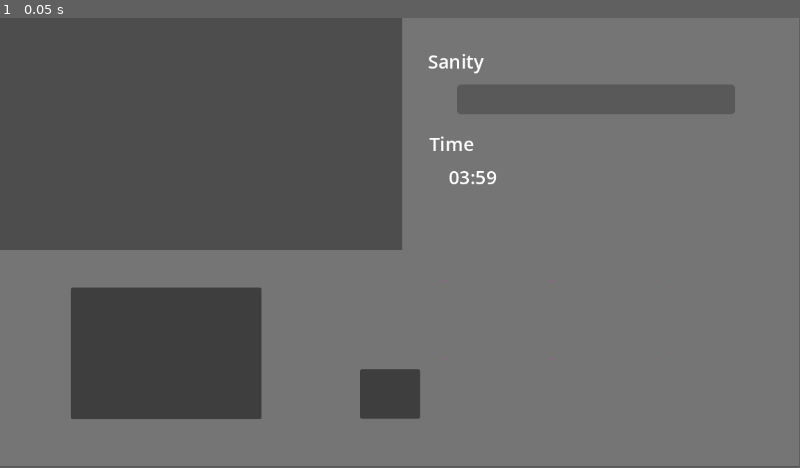
Above: before the commit, frame 1.
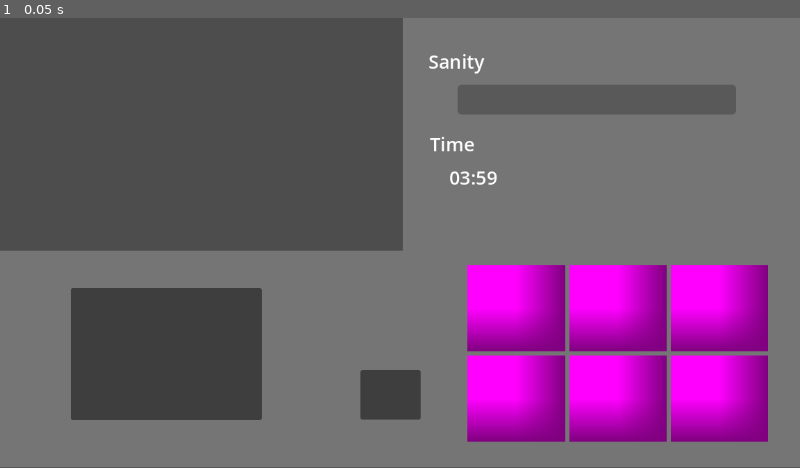
Above: after the commit, the same moment.

Repository: D4NIFAKTOR1ELLE/IceScreemMan
Game: Godot game, scene res://Game.tscn
The game is run twice, just before and just after one commit, with the same random seed, the same clock (stepped at 60 frames per second) and the same inputs.
Inputs:
- Up to frame 1 (0.05 s): no input
In our replay, the window is 799x449 before the commit and 800x450 after it. These sizes can differ from the game's own. Grey fills any space a smaller window leaves; there, only what the larger window draws over its background counts as a difference.

The runs differ from the first frame. In frame 1, 15% of the frame differs, in the area x 0-100%, y 0-100%.

Commit message:
Changed the placeholder texture and some other shit

Diff:
--- a/Game.tscn
+++ b/Game.tscn
@@ -2,11 +2,14 @@
 
 [ext_resource type="PackedScene" uid="uid://c15mnuq4y1lrw" path="res://ui/TruckInside.tscn" id="1_wbfu4"]
 [ext_resource type="Script" uid="uid://cjxcpil7s48nq" path="res://game/game.gd" id="1_xkndl"]
+[ext_resource type="PackedScene" uid="uid://defvlperpo7m4" path="res://ui/Puzzles.tscn" id="3_u44n3"]
 
 [node name="Game" type="Node" unique_id=1292676489]
 script = ExtResource("1_xkndl")
 
 [node name="TruckInside" parent="." unique_id=360068417 instance=ExtResource("1_wbfu4")]
+
+[node name="Puzzles" parent="." unique_id=2122768542 instance=ExtResource("3_u44n3")]
 
 [node name="GameTimer" type="Timer" parent="." unique_id=1234729530]
 wait_time = 240.0
--- a/game/constants.gd
+++ b/game/constants.gd
@@ -3,6 +3,9 @@
 const easy_range: Vector2i = Vector2i(1, 2)
 const mid_range: Vector2i = Vector2i(2, 4)
 const hard_range: Vector2i = Vector2i(3, 6)
+
+var game_instance
+var puzzles_until_win: int = 3
 
 var flavours: Dictionary = {
 	"Pickles": Color.LIGHT_GREEN,
--- a/game/game.gd
+++ b/game/game.gd
@@ -8,9 +8,10 @@
 
 func _ready() -> void:
 	print("Game launched!")
+	Constants.game_instance = self
 	current_flavour_roster.clear()
 
-	pick_flavours()
+	await pick_flavours()
 
 	gametimer.start()
 
@@ -21,13 +22,12 @@
 	for i in range(6):
 		current_flavour_roster.append(flavours.pop_back())
 
-	print(current_flavour_roster)
+func win():
+	gametimer.stop()
+	print("You won!")
 
 func lose():
-	pass
-
-func win():
-	pass
+	print("🤣🤣🤣🫵🫵🫵🫵")
 
 func _on_game_timer_timeout() -> void:
 	lose()
--- a/project.godot
+++ b/project.godot
@@ -19,6 +19,11 @@
 
 Constants="*uid://c1jsla0i162ur"
 
+[display]
+
+window/stretch/mode="viewport"
+window/stretch/aspect="expand"
+
 [physics]
 
 3d/physics_engine="Jolt Physics"
--- /dev/null
+++ b/ui/Puzzles.tscn
@@ -0,0 +1,6 @@
+[gd_scene format=3 uid="uid://defvlperpo7m4"]
+
+[ext_resource type="Script" uid="uid://iqbm7f8r7wsx" path="res://ui/puzzles.gd" id="1_24mw7"]
+
+[node name="Puzzles" type="CanvasLayer" unique_id=2122768542]
+script = ExtResource("1_24mw7")
--- a/ui/TruckInside.tscn
+++ b/ui/TruckInside.tscn
@@ -2,7 +2,6 @@
 
 [ext_resource type="Theme" uid="uid://on8hmefb85mk" path="res://ui/TruckTheme.tres" id="1_2orec"]
 [ext_resource type="Script" uid="uid://u656pi8oxcjm" path="res://ui/truck_inside.gd" id="1_kba1j"]
-[ext_resource type="PackedScene" uid="uid://k1epd3r2uous" path="res://game/SlidingPuzzle.tscn" id="3_mb3o5"]
 
 [sub_resource type="Theme" id="Theme_kba1j"]
 
@@ -94,51 +93,57 @@
 [node name="GridContainer" type="GridContainer" parent="Control" unique_id=1129066676]
 layout_mode = 1
 anchors_preset = -1
-anchor_left = 0.14324982
-anchor_top = 0.5873041
-anchor_right = 0.14324982
-anchor_bottom = 0.5873041
-offset_left = 476.9762
-offset_top = -17.842987
-offset_right = 934.9762
-offset_bottom = 205.15701
+anchor_left = 0.5842014
+anchor_top = 0.52818984
+anchor_right = 0.9600694
+anchor_bottom = 0.9050445
+offset_top = 3.0517578e-05
+theme_override_constants/h_separation = 6
+theme_override_constants/v_separation = 6
 columns = 3
+metadata/_edit_use_anchors_ = true
 
 [node name="TextureButton" type="TextureButton" parent="Control/GridContainer" unique_id=1614663341]
 layout_mode = 2
 size_flags_horizontal = 3
 size_flags_vertical = 3
 texture_normal = SubResource("PlaceholderTexture2D_mb3o5")
+stretch_mode = 0
 
 [node name="TextureButton2" type="TextureButton" parent="Control/GridContainer" unique_id=1680682683]
 layout_mode = 2
 size_flags_horizontal = 3
 size_flags_vertical = 3
 texture_normal = SubResource("PlaceholderTexture2D_mb3o5")
+stretch_mode = 0
 
 [node name="TextureButton3" type="TextureButton" parent="Control/GridContainer" unique_id=1067775787]
 layout_mode = 2
 size_flags_horizontal = 3
 size_flags_vertical = 3
 texture_normal = SubResource("PlaceholderTexture2D_mb3o5")
+stretch_mode = 0
 
 [node name="TextureButton4" type="TextureButton" parent="Control/GridContainer" unique_id=1668323256]
 layout_mode = 2
 size_flags_horizontal = 3
 size_flags_vertical = 3
 texture_normal = SubResource("PlaceholderTexture2D_mb3o5")
+stretch_mode = 0
 
 [node name="TextureButton5" type="TextureButton" parent="Control/GridContainer" unique_id=1279966033]
 layout_mode = 2
 size_flags_horizontal = 3
 size_flags_vertical = 3
 texture_normal = SubResource("PlaceholderTexture2D_mb3o5")
+stretch_mode = 0
 
 [node name="TextureButton6" type="TextureButton" parent="Control/GridContainer" unique_id=398306513]
 layout_mode = 2
 size_flags_horizontal = 3
 size_flags_vertical = 3
 texture_normal = SubResource("PlaceholderTexture2D_mb3o5")
+stretch_mode = 0
 
 [node name="Engine" type="Button" parent="Control" unique_id=1315931439]
 layout_mode = 0
@@ -154,9 +159,5 @@
 offset_right = 605.74054
 offset_bottom = 578.3667
 
-[node name="SlidingPuzzle" parent="." unique_id=840341410 instance=ExtResource("3_mb3o5")]
-visible = false
-metadata/_edit_lock_ = true
-
 [connection signal="pressed" from="Control/Engine" to="." method="_on_engine_pressed"]
 [connection signal="pressed" from="Control/Ignition" to="." method="_on_ignition_pressed"]
--- /dev/null
+++ b/ui/puzzles.gd
@@ -0,0 +1,22 @@
+extends CanvasLayer
+
+@onready var sliding_puzzle = preload("res://game/SlidingPuzzle.tscn")
+@onready var key_puzzle
+
+
+var puzzles: Array = [sliding_puzzle, key_puzzle]
+var current_puzzle: Node = null
+
+func initialise():
+	puzzles.shuffle()
+
+
+func choose():
+	#TODO Replace pick_random with an index from 1 to 3 or any number
+	current_puzzle = puzzles.pick_random()
+
+func on_puzzle_beaten():
+	Constants.puzzles_until_win -= 1
+
+	if Constants.puzzles_until_win == 0:
+		Constants.game_instance.win()
Binary file added: assets/art/zombieGirl.png
Not shown, added: assets/art/zombieGirl.png.import
Not shown, added: ui/puzzles.gd.uid
